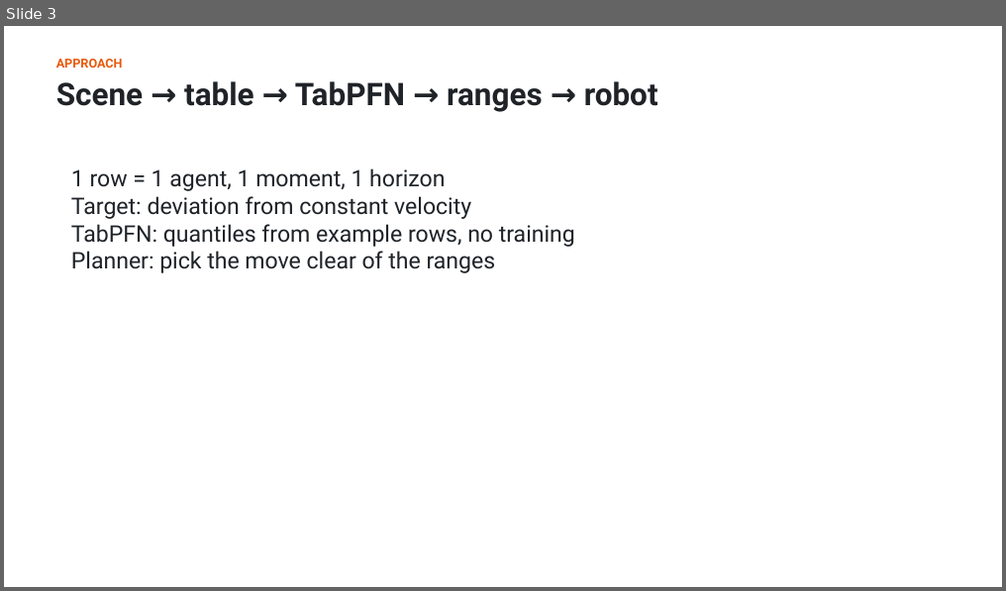
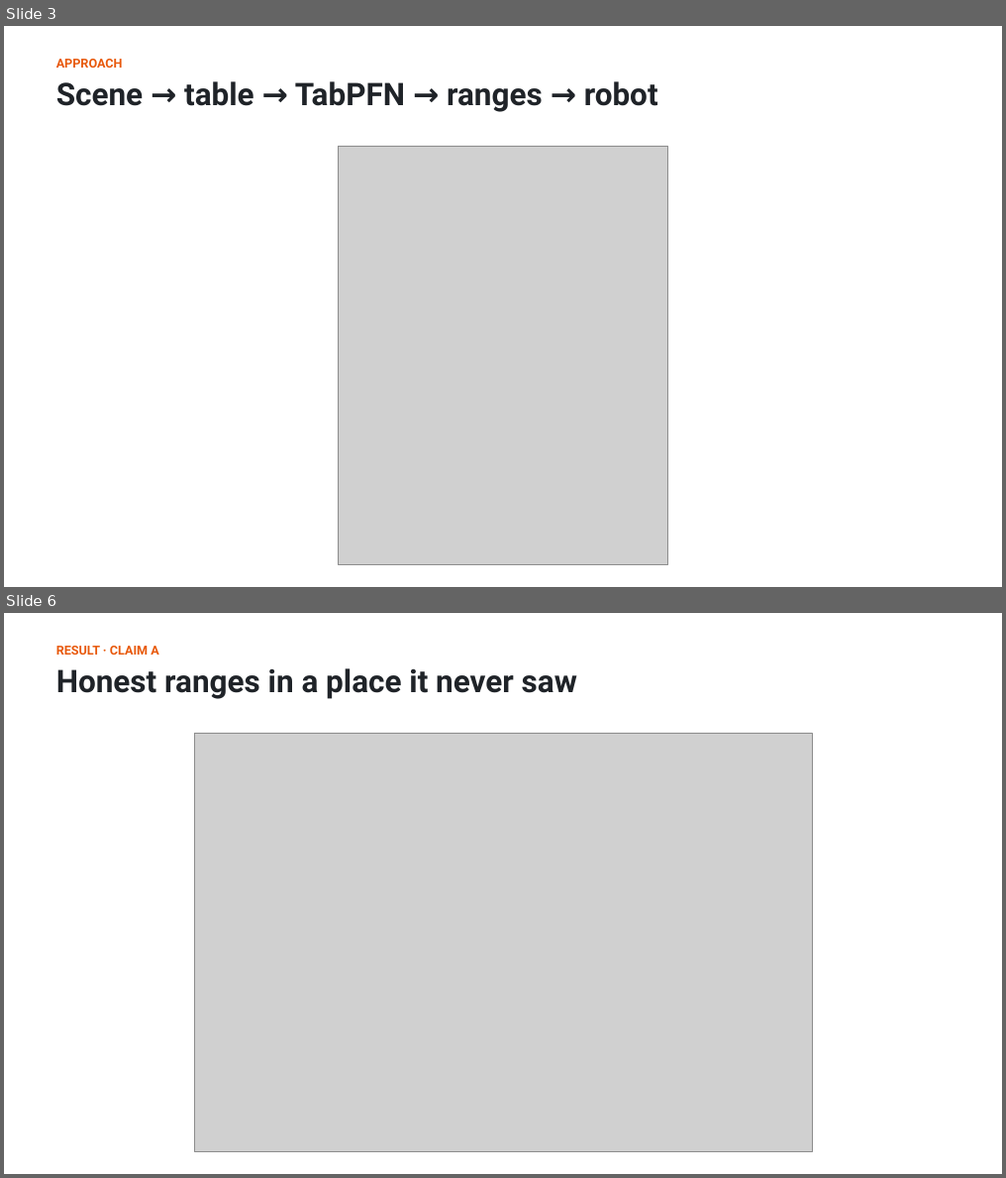
Before and after one commit to shiinalight/Foresight, a slide deck: deck/Foresight.pptx. Shown one above the other, each under a label of ours: slide 3 before the commit, slides 3 and 6 after it; the slides between them are not shown. The pictures are 1006x591 and 1006x1178 pixels, drawn with LibreOffice and Linux fonts; fonts in the diff are those of the drawing; grey boxes stand for pictures. Boxes give left, top, right and bottom in pixels: in the first picture for what was removed or moved away, otherwise in the second. Text is boxed around its words. In the diff, an @@ line names an element or a change of style, - is before the commit and + after.

```diff
--- a/deck/Foresight.pptx
+++ b/deck/Foresight.pptx
@@ slide 6 added at (x1=4, y1=613, x2=1002, y2=1174), background #FFFFFF @@
@@ text added at (x1=56, y1=646, x2=158, y2=655), 12 pt, text #E8590C, bold @@
+RESULT · CLAIM A
@@ text added at (x1=56, y1=668, x2=577, y2=699), 30 pt, text #1F2328, bold @@
+Honest ranges in a place it never saw
@@ picture added at (x1=194, y1=733, x2=812, y2=1152) @@
@@ slide 3 changed as well @@
@@ text removed at (x1=71, y1=169, x2=575, y2=274) @@
-1 row = 1 agent, 1 moment, 1 horizon
-Target: deviation from constant velocity
-TabPFN: quantiles from example rows, no training
-Planner: pick the move clear of the ranges
@@ picture added at (x1=338, y1=146, x2=668, y2=565) @@
```
Also in this commit, not shown: 3 other slides changed, 8 other slides added, 12 slides removed, 3 other files.
